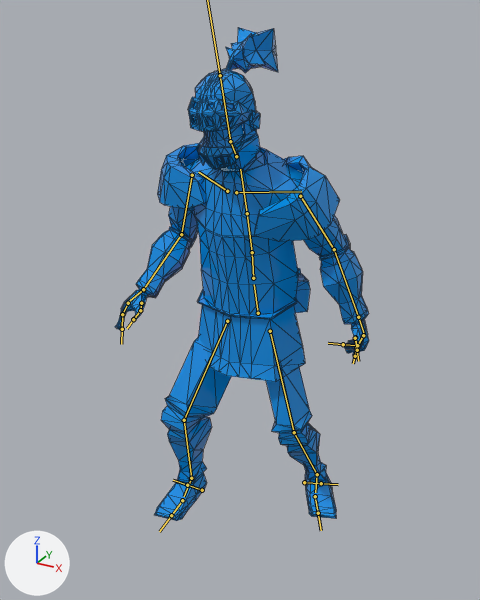
The FBX model Assets/Model/Fiter2.fbx, before and after one commit.
The view is the same before and after, from a 50 mm camera at (1.52, -2.89, 2.76) aimed at (0.02, -0.16, 1.4). The lights are fixed; the arrows at lower left show +X, +Y and +Z. Both versions are drawn at frame 1 of the action 'metarig.001|metarig.001|metarig.001|metarig.001|metarig.001|Action'; the numbers are the values there. The bones that bend it are drawn over the model as lines. Mesh edges are drawn as thin lines.

Objects in the first picture: 'MeshDown'.
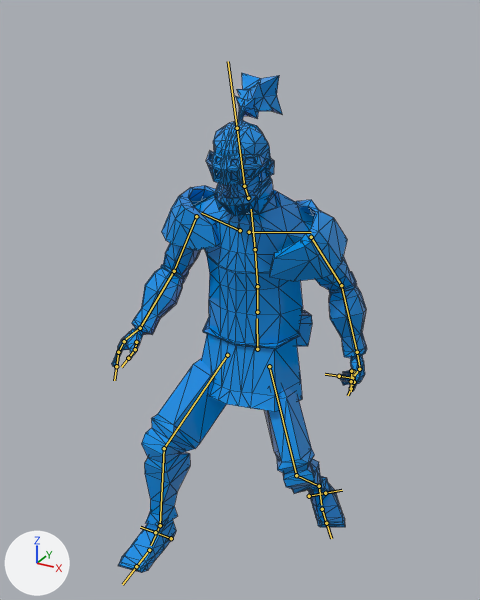
Changed parts and their boxes [x1, y1, x2, y2] in the pictures (480 x 600 px):
'MeshDown', posed
    before: [115, 27, 369, 521]
    after: [111, 73, 367, 573]
bone 'spine', root to tip
    before: (258, 313) to (254, 284)
    after: (257, 349) to (257, 318)
bone 'spine.001', root to tip
    before: (253, 278) to (252, 252)
    after: (257, 312) to (257, 286)
bone 'spine.002', root to tip
    before: (252, 252) to (247, 213)
    after: (257, 286) to (255, 249)
bone 'spine.003', root to tip
    before: (247, 213) to (240, 169)
    after: (255, 249) to (251, 209)
bone 'spine.004', root to tip
    before: (236, 156) to (230, 141)
    after: (248, 198) to (244, 186)
bone 'spine.005', root to tip
    before: (230, 141) to (220, 75)
    after: (244, 186) to (237, 128)
bone 'shoulder.L', root to tip
    before: (227, 191) to (198, 172)
    after: (240, 230) to (201, 213)
bone 'upper_arm.L', root to tip
    before: (192, 175) to (181, 234)
    after: (196, 216) to (174, 271)
bone 'forearm.L', root to tip
    before: (181, 234) to (143, 289)
    after: (174, 271) to (140, 328)
bone 'hand.L', root to tip
    before: (143, 289) to (127, 302)
    after: (140, 328) to (124, 340)
bone 'shoulder.R', root to tip
    before: (236, 192) to (301, 191)
    after: (249, 232) to (311, 232)
bone 'upper_arm.R', root to tip
    before: (300, 196) to (334, 249)
    after: (311, 237) to (341, 285)
bone 'forearm.R', root to tip
    before: (334, 249) to (358, 317)
    after: (341, 285) to (357, 352)
bone 'hand.R', root to tip
    before: (358, 317) to (364, 335)
    after: (357, 352) to (360, 369)
bone 'thigh.L', root to tip
    before: (227, 321) to (184, 420)
    after: (227, 355) to (164, 448)
bone 'shin.L', root to tip
    before: (184, 420) to (191, 478)
    after: (164, 448) to (160, 525)
bone 'foot.L', root to tip
    before: (191, 478) to (184, 496)
    after: (160, 525) to (151, 545)
bone 'thigh.R', root to tip
    before: (270, 331) to (294, 432)
    after: (269, 366) to (296, 475)
bone 'shin.R', root to tip
    before: (294, 432) to (317, 474)
    after: (296, 475) to (319, 486)
bone 'foot.R', root to tip
    before: (317, 474) to (315, 492)
    after: (319, 486) to (321, 505)
bone 'toe.R', root to tip
    before: (315, 496) to (318, 513)
    after: (322, 509) to (326, 523)

What changed in the scene script:
```text
Change bone_spine:
    where bone_spine = bpy.data.objects['metarig.001'].pose.bones['spine']
    bone_spine.location: (0.0, -0.088, 0.023) -> (0.0, -0.304, 0.078)
    bone_spine.rotation_quaternion: (1.0, 0.0, 0.0, 0.0) -> (0.994, -0.111, -0.006, -0.001)  # degrees (0, 0, 0) -> degrees (-13, -1, 0)
Change bone_spine_001:
    where bone_spine_001 = bpy.data.objects['metarig.001'].pose.bones['spine.001']  # child of 'spine'
    bone_spine_001.rotation_quaternion: (1.0, 0.005, 0.0, 0.0) -> (0.999, 0.052, -0.013, 0.001)  # degrees (1, 0, 0) -> degrees (6, -2, 0)
Change bone_spine_002:
    where bone_spine_002 = bpy.data.objects['metarig.001'].pose.bones['spine.002']  # child of 'spine.001'
    bone_spine_002.rotation_quaternion: (0.991, 0.131, 0.0, 0.0) -> (0.985, 0.172, -0.013, 0.005)  # degrees (15, 0, 0) -> degrees (20, -2, 0)
Change bone_spine_003:
    where bone_spine_003 = bpy.data.objects['metarig.001'].pose.bones['spine.003']  # child of 'spine.002'
    bone_spine_003.rotation_quaternion: (1.0, 0.022, 0.0, 0.0) -> (0.999, 0.048, -0.017, 0.011)  # degrees (3, 0, 0) -> degrees (5, -2, 1)
Change bone_spine_004:
    where bone_spine_004 = bpy.data.objects['metarig.001'].pose.bones['spine.004']  # child of 'spine.003'
    bone_spine_004.rotation_quaternion: (1.0, -0.005, -0.003, 0.002) -> (1.0, 0.024, -0.016, 0.007)  # degrees (-1, 0, 0) -> degrees (3, -2, 1)
Change bone_spine_005:
    where bone_spine_005 = bpy.data.objects['metarig.001'].pose.bones['spine.005']  # child of 'spine.004'
    bone_spine_005.rotation_quaternion: (1.0, -0.005, -0.004, 0.001) -> (1.0, -0.002, -0.018, 0.004)  # degrees (-1, 0, 0) -> degrees (0, -2, 0)
Change bone_shoulder_l:
    where bone_shoulder_l = bpy.data.objects['metarig.001'].pose.bones['shoulder.L']  # child of 'spine.003'
    bone_shoulder_l.rotation_quaternion: (0.999, -0.032, 0.04, 0.012) -> (0.998, -0.038, 0.042, -0.041)  # degrees (-4, 5, 1) -> degrees (-5, 5, -5)
Change bone_upper_arm_l:
    where bone_upper_arm_l = bpy.data.objects['metarig.001'].pose.bones['upper_arm.L']  # child of 'shoulder.L'
    bone_upper_arm_l.rotation_quaternion: (0.834, 0.103, -0.105, -0.532) -> (0.862, 0.104, -0.154, -0.471)  # degrees (16, -4, -66) -> degrees (19, -10, -59)
Change bone_forearm_l:
    where bone_forearm_l = bpy.data.objects['metarig.001'].pose.bones['forearm.L']  # child of 'upper_arm.L'
    bone_forearm_l.rotation_quaternion: (0.905, 0.419, 0.065, -0.032) -> (0.943, 0.321, -0.014, -0.085)  # degrees (50, 8, 0) -> degrees (37, 2, -10)
Change bone_hand_l:
    where bone_hand_l = bpy.data.objects['metarig.001'].pose.bones['hand.L']  # child of 'forearm.L'
    bone_hand_l.rotation_quaternion: (0.985, 0.064, 0.123, 0.099) -> (0.983, 0.065, 0.11, 0.132)  # degrees (9, 13, 13) -> degrees (9, 12, 16)
Change bone_shoulder_r:
    where bone_shoulder_r = bpy.data.objects['metarig.001'].pose.bones['shoulder.R']  # child of 'spine.003'
    bone_shoulder_r.rotation_quaternion: (0.996, -0.037, -0.044, 0.067) -> (0.994, -0.05, -0.059, 0.07)  # degrees (-5, -5, 8) -> degrees (-6, -6, 8)
Change bone_upper_arm_r:
    where bone_upper_arm_r = bpy.data.objects['metarig.001'].pose.bones['upper_arm.R']  # child of 'shoulder.R'
    bone_upper_arm_r.rotation_quaternion: (0.821, -0.172, 0.129, 0.529) -> (0.847, -0.157, 0.152, 0.485)  # degrees (-9, 23, 64) -> degrees (-7, 24, 58)
Change bone_forearm_r:
    where bone_forearm_r = bpy.data.objects['metarig.001'].pose.bones['forearm.R']  # child of 'upper_arm.R'
    bone_forearm_r.rotation_quaternion: (0.958, 0.271, 0.054, 0.075) -> (0.94, 0.29, 0.073, 0.163)  # degrees (32, 4, 10) -> degrees (35, 2, 20)
Change bone_hand_r:
    where bone_hand_r = bpy.data.objects['metarig.001'].pose.bones['hand.R']  # child of 'forearm.R'
    bone_hand_r.rotation_quaternion: (0.98, -0.154, 0.125, 0.033) -> (0.973, -0.211, 0.096, 0.007)  # degrees (-18, 15, 2) -> degrees (-25, 11, -2)
Change bone_thigh_l:
    where bone_thigh_l = bpy.data.objects['metarig.001'].pose.bones['thigh.L']  # child of 'spine'
    bone_thigh_l.location: (0.0, -0.008, 0.0) -> (0.0, 0.0, 0.0)
    bone_thigh_l.rotation_quaternion: (0.963, -0.236, -0.08, -0.1) -> (0.935, -0.33, -0.09, -0.092)  # degrees (-27, -12, -9) -> degrees (-38, -13, -7)
Change bone_shin_l:
    where bone_shin_l = bpy.data.objects['metarig.001'].pose.bones['shin.L']  # child of 'thigh.L'
    bone_shin_l.rotation_quaternion: (0.936, 0.327, 0.125, 0.022) -> (0.907, 0.399, 0.134, 0.017)  # degrees (39, 13, 7) -> degrees (48, 13, 8)
Change bone_foot_l:
    where bone_foot_l = bpy.data.objects['metarig.001'].pose.bones['foot.L']  # child of 'shin.L'
    bone_foot_l.rotation_quaternion: (0.992, -0.112, -0.053, 0.017) -> (0.998, -0.012, -0.063, 0.028)  # degrees (-13, -6, 3) -> degrees (-2, -7, 3)
Change bone_thigh_r:
    where bone_thigh_r = bpy.data.objects['metarig.001'].pose.bones['thigh.R']  # child of 'spine'
    bone_thigh_r.location: (0.0, -0.008, 0.0) -> (0.0, 0.007, 0.006)
    bone_thigh_r.rotation_quaternion: (0.984, -0.027, 0.125, 0.127) -> (0.961, -0.058, 0.195, 0.188)  # degrees (-1, 15, 14) -> degrees (-2, 23, 22)
Change bone_shin_r:
    where bone_shin_r = bpy.data.objects['metarig.001'].pose.bones['shin.R']  # child of 'thigh.R'
    bone_shin_r.rotation_quaternion: (0.962, 0.259, 0.084, 0.008) -> (0.858, 0.497, 0.062, 0.111)  # degrees (30, 9, 3) -> degrees (60, 0, 15)
Change bone_foot_r:
    where bone_foot_r = bpy.data.objects['metarig.001'].pose.bones['foot.R']  # child of 'shin.R'
    bone_foot_r.rotation_quaternion: (0.959, -0.227, 0.157, -0.065) -> (0.936, -0.316, 0.117, -0.098)  # degrees (-28, 16, -12) -> degrees (-39, 9, -15)
Change bone_toe_r:
    where bone_toe_r = bpy.data.objects['metarig.001'].pose.bones['toe.R']  # child of 'foot.R'
    bone_toe_r.rotation_quaternion: (0.999, -0.026, -0.02, -0.006) -> (0.997, 0.052, 0.058, 0.019)  # degrees (-3, -2, -1) -> degrees (6, 7, 3)
```
